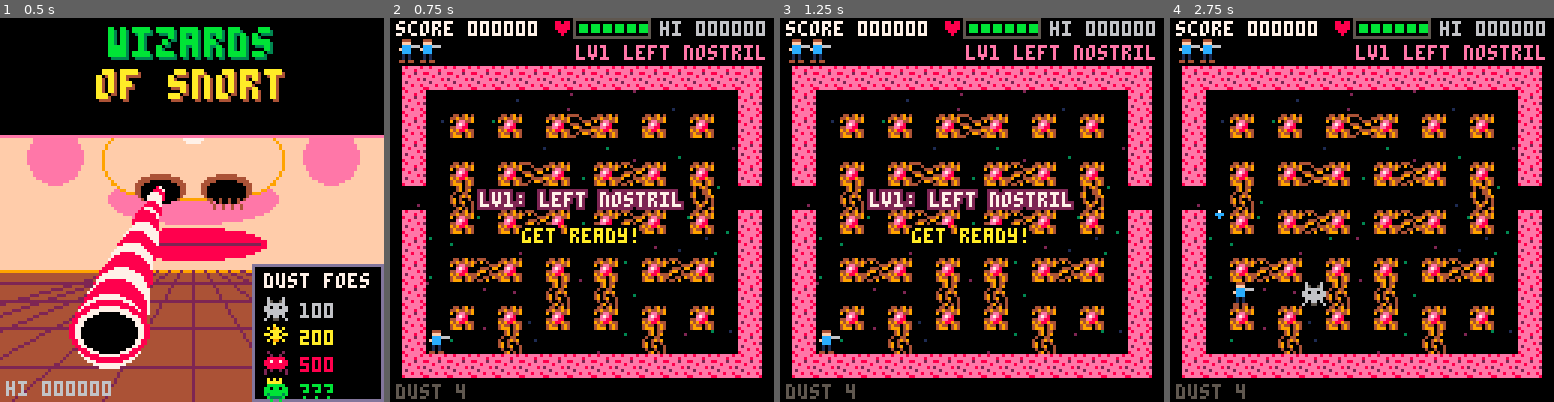
Above: before the commit, frames 1-4 (left to right).
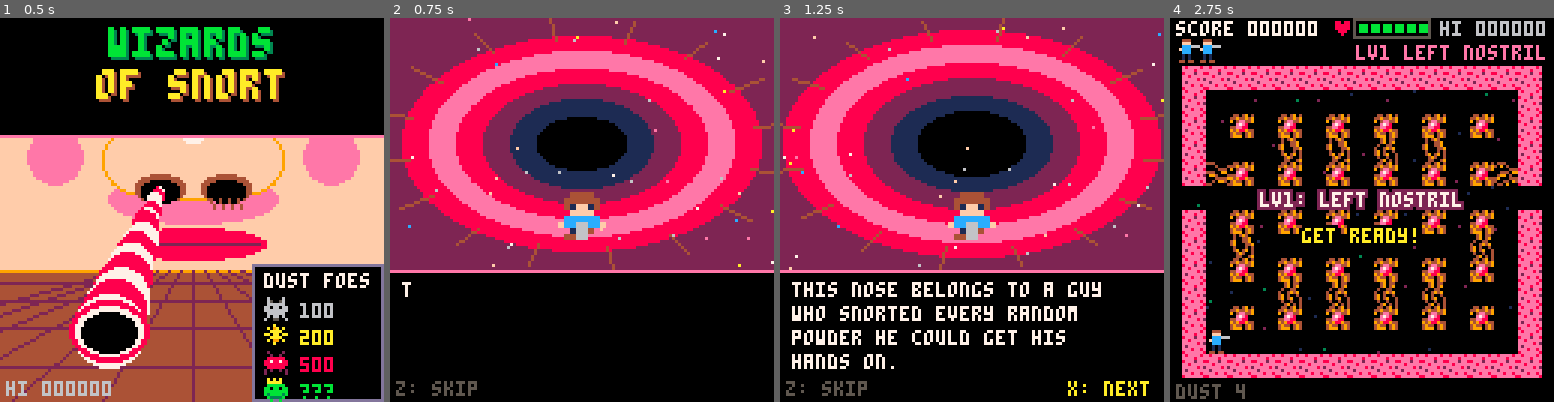
Above: after the commit, the same moments.

Repository: SwartzCr/pico8game
Game: PICO-8 cartridge wizards_of_snort.p8
Two runs of this game, one before a commit and one after it. Both use one fixed random seed, a clock stepped at 60 frames per second and the inputs below.
Inputs:
- Up to frame 1 (0.5 s): tap X (X key) at 0.33 s
- Up to frame 2 (0.75 s): tap O (Z key) at 0.7 s
- Up to frame 3 (1.25 s): tap X (X key) at 1.07 s
- Up to frame 4 (2.75 s): hold Right 1.6-2.1 s; tap O (Z key) at 1.7, 2.1, 2.5 s; tap X (X key) at 1.85 s; hold Up 2.15-2.42 s; hold Right from 2.47 s (still down)

Frame 1 is identical in both runs. In frame 2, 74% of the frame differs, in the area x 0-100%, y 0-100%; in frame 3, 76%; in frame 4, 8.2%.

Commit message:
Add a backstory sequence before the first level
After the title, five typewriter-style pages explain that the nose's
owner clogged his passages snorting random powders, and that you have
to clear the dust and trigger the sneeze to escape. Set inside a
pulsing nasal passage with drifting powder; dust monsters appear on
the later pages. X advances, Z skips. Test harness gains sub() and
story screenshots.

Co-Authored-By: Claude Opus 5.5 <noreply@anthropic.com>
Claude-Session: https://claude.ai/code/session_018cjYg7pzha9Xaji9LBqrJC

Diff:
--- a/game.lua
+++ b/game.lua
@@ -83,6 +83,7 @@
  if shk>0 then shk=shk-1 end
  upd_parts()
  if st=="intro" then upd_intro()
+ elseif st=="story" then upd_story()
  elseif st=="play" then upd_play()
  elseif st=="clear" then upd_clear()
  else upd_over() end
@@ -90,7 +91,9 @@
 
 function _draw()
  if shk>0 then camera(rnd(4)-2,rnd(4)-2) else camera() end
- if st=="intro" then draw_intro() else draw_game() end
+ if st=="intro" then draw_intro()
+ elseif st=="story" then draw_story()
+ else draw_game() end
  camera()
 end
 
@@ -123,7 +126,7 @@
  end
  if btnp(4) or btnp(5) then
   if it<370 then it=370 shk=0 parts={} flow={}
-  elseif it>380 then start_game() end
+  elseif it>380 then start_story() end
  end
 end
 
@@ -269,6 +272,98 @@
 end
 
 -->8
+-- story: why you're up this nose
+
+story={
+ {"this nose belongs to a guy",
+  "who snorted every random",
+  "powder he could get his",
+  "hands on."},
+ {"now his nasal passages are",
+  "clogged solid with dust,",
+  "pollen and who-knows-what."},
+ {"and thanks to that straw,",
+  "you're stuck in there too!"},
+ {"the dust has come alive.",
+  "clear out every passage",
+  "with your saline spray..."},
+ {"...and trigger the big",
+  "sneeze that blasts you free!",
+  "",
+  "grab power-ups. good luck!"}
+}
+
+function start_story()
+ st="story" sp=1 stt=0 parts={}
+ -- powder drifting through the passage
+ dust={}
+ for i=1,40 do
+  add(dust,{x=rnd(128),y=rnd(84),v=.2+rnd(.6),c=pick({7,6,14,10,12,15})})
+ end
+end
+
+function story_len()
+ local n=0
+ for l in all(story[sp]) do n=n+#l end
+ return n
+end
+
+function upd_story()
+ stt=stt+1
+ for d in all(dust) do
+  d.x=d.x+d.v d.y=d.y+sin(gt/90+d.x/40)*.3
+  if d.x>128 then d.x=-2 d.y=rnd(84) end
+ end
+ local shown=flr(stt/2)
+ if shown<story_len() and stt%4==0 then sfx(13) end
+ if btnp(4) then start_game() return end
+ if btnp(5) then
+  if shown<story_len() then stt=story_len()*2
+  elseif sp<#story then sp=sp+1 stt=0
+  else start_game() end
+ end
+end
+
+function draw_story()
+ cls(2)
+ -- the nasal passage, receding into the dark
+ for i=0,7 do
+  local r=70-i*9+sin(gt/120)*2
+  ovalfill(64-r,42-r*.6,64+r,42+r*.6,({2,8,14,8,2,1,0,0})[i+1])
+ end
+ -- hairs around the rim
+ for i=0,15 do
+  local a=i/16+gt/2000
+  local x0,y0=64+cos(a)*70,42+sin(a)*42
+  line(x0,y0,64+cos(a)*58,42+sin(a)*35,4)
+ end
+ for d in all(dust) do pset(d.x,d.y,d.c) end
+ -- dust monsters lurking deeper in, from page 4 on
+ if sp>=4 then
+  for i=0,2 do
+   spr(3+flr(gt/12)%2+i*2,40+i*20,30+sin(gt/60+i/3)*3)
+  end
+ end
+ -- the tiny explorer, looking around
+ local fl=flr(gt/40)%2==0
+ sspr(88,0,8,8,56,58,16,16,fl)
+ -- text box
+ rectfill(0,84,127,127,0)
+ line(0,84,127,84,14)
+ local left=flr(stt/2)
+ for i=1,#story[sp] do
+  local l=story[sp][i]
+  local t=sub(l,1,max(left,0))
+  print(t,4,88+(i-1)*8,7)
+  left=left-#l
+ end
+ if left>=0 and gt%30<20 then
+  print(sp<#story and "x: next" or "x: start",96,121,10)
+ end
+ print("z: skip",2,121,5)
+end
+
+-->8
 -- maze of nose hairs
 
 function gen_maze()
--- a/tools/harness.lua
+++ b/tools/harness.lua
@@ -35,6 +35,7 @@
 function all(t) local c={} for i=1,#t do c[i]=t[i] end local i=0 return function() i=i+1 return c[i] end end
 function tostr(n) if math.type(n)=="float" and n==math.floor(n) then return string.format("%d",n) end return tostring(n) end
 chr=string.char
+sub=string.sub
 local store={}
 function cartdata() end
 function dget(i) return store[i] or 0 end
@@ -96,6 +97,11 @@
   if f==40 or f==110 or f==175 or f==215 or f==260 or f==330 or f==420 then dump("intro_"..f..".ppm") end
  end
  btns[5]=true frame() btns[5]=false
+ for pg=1,5 do
+  for f=1,150 do frame() end
+  dump("story_"..pg..".ppm")
+  btns[5]=true frame() btns[5]=false
+ end
  for f=1,200 do btns[1]=(f%60<30) frame() if f==200 then dump("game_start.ppm") end end
  -- play a bit with random input, cheat invuln
  for f=1,600 do
--- a/wizards_of_snort.p8
+++ b/wizards_of_snort.p8
@@ -86,6 +86,7 @@
  if shk>0 then shk=shk-1 end
  upd_parts()
  if st=="intro" then upd_intro()
+ elseif st=="story" then upd_story()
  elseif st=="play" then upd_play()
  elseif st=="clear" then upd_clear()
  else upd_over() end
@@ -93,7 +94,9 @@
 
 function _draw()
  if shk>0 then camera(rnd(4)-2,rnd(4)-2) else camera() end
- if st=="intro" then draw_intro() else draw_game() end
+ if st=="intro" then draw_intro()
+ elseif st=="story" then draw_story()
+ else draw_game() end
  camera()
 end
 
@@ -126,7 +129,7 @@
  end
  if btnp(4) or btnp(5) then
   if it<370 then it=370 shk=0 parts={} flow={}
-  elseif it>380 then start_game() end
+  elseif it>380 then start_story() end
  end
 end
 
@@ -269,6 +272,98 @@
   print(i<4 and tostr(k.sc*10) or "???",100,y+2,k.c)
  end
  print("hi "..pad(hi,5).."0",2,121,6)
+end
+
+-->8
+-- story: why you're up this nose
+
+story={
+ {"this nose belongs to a guy",
+  "who snorted every random",
+  "powder he could get his",
+  "hands on."},
+ {"now his nasal passages are",
+  "clogged solid with dust,",
+  "pollen and who-knows-what."},
+ {"and thanks to that straw,",
+  "you're stuck in there too!"},
+ {"the dust has come alive.",
+  "clear out every passage",
+  "with your saline spray..."},
+ {"...and trigger the big",
+  "sneeze that blasts you free!",
+  "",
+  "grab power-ups. good luck!"}
+}
+
+function start_story()
+ st="story" sp=1 stt=0 parts={}
+ -- powder drifting through the passage
+ dust={}
+ for i=1,40 do
+  add(dust,{x=rnd(128),y=rnd(84),v=.2+rnd(.6),c=pick({7,6,14,10,12,15})})
+ end
+end
+
+function story_len()
+ local n=0
+ for l in all(story[sp]) do n=n+#l end
+ return n
+end
+
+function upd_story()
+ stt=stt+1
+ for d in all(dust) do
+  d.x=d.x+d.v d.y=d.y+sin(gt/90+d.x/40)*.3
+  if d.x>128 then d.x=-2 d.y=rnd(84) end
+ end
+ local shown=flr(stt/2)
+ if shown<story_len() and stt%4==0 then sfx(13) end
+ if btnp(4) then start_game() return end
+ if btnp(5) then
+  if shown<story_len() then stt=story_len()*2
+  elseif sp<#story then sp=sp+1 stt=0
+  else start_game() end
+ end
+end
+
+function draw_story()
+ cls(2)
+ -- the nasal passage, receding into the dark
+ for i=0,7 do
+  local r=70-i*9+sin(gt/120)*2
+  ovalfill(64-r,42-r*.6,64+r,42+r*.6,({2,8,14,8,2,1,0,0})[i+1])
+ end
+ -- hairs around the rim
+ for i=0,15 do
+  local a=i/16+gt/2000
+  local x0,y0=64+cos(a)*70,42+sin(a)*42
+  line(x0,y0,64+cos(a)*58,42+sin(a)*35,4)
+ end
+ for d in all(dust) do pset(d.x,d.y,d.c) end
+ -- dust monsters lurking deeper in, from page 4 on
+ if sp>=4 then
+  for i=0,2 do
+   spr(3+flr(gt/12)%2+i*2,40+i*20,30+sin(gt/60+i/3)*3)
+  end
+ end
+ -- the tiny explorer, looking around
+ local fl=flr(gt/40)%2==0
+ sspr(88,0,8,8,56,58,16,16,fl)
+ -- text box
+ rectfill(0,84,127,127,0)
+ line(0,84,127,84,14)
+ local left=flr(stt/2)
+ for i=1,#story[sp] do
+  local l=story[sp][i]
+  local t=sub(l,1,max(left,0))
+  print(t,4,88+(i-1)*8,7)
+  left=left-#l
+ end
+ if left>=0 and gt%30<20 then
+  print(sp<#story and "x: next" or "x: start",96,121,10)
+ end
+ print("z: skip",2,121,5)
 end
 
 -->8
Not shown, changed: the sound effects (__sfx__) section of wizards_of_snort.p8
Not shown, changed: README.md
Not shown, changed: build.py
